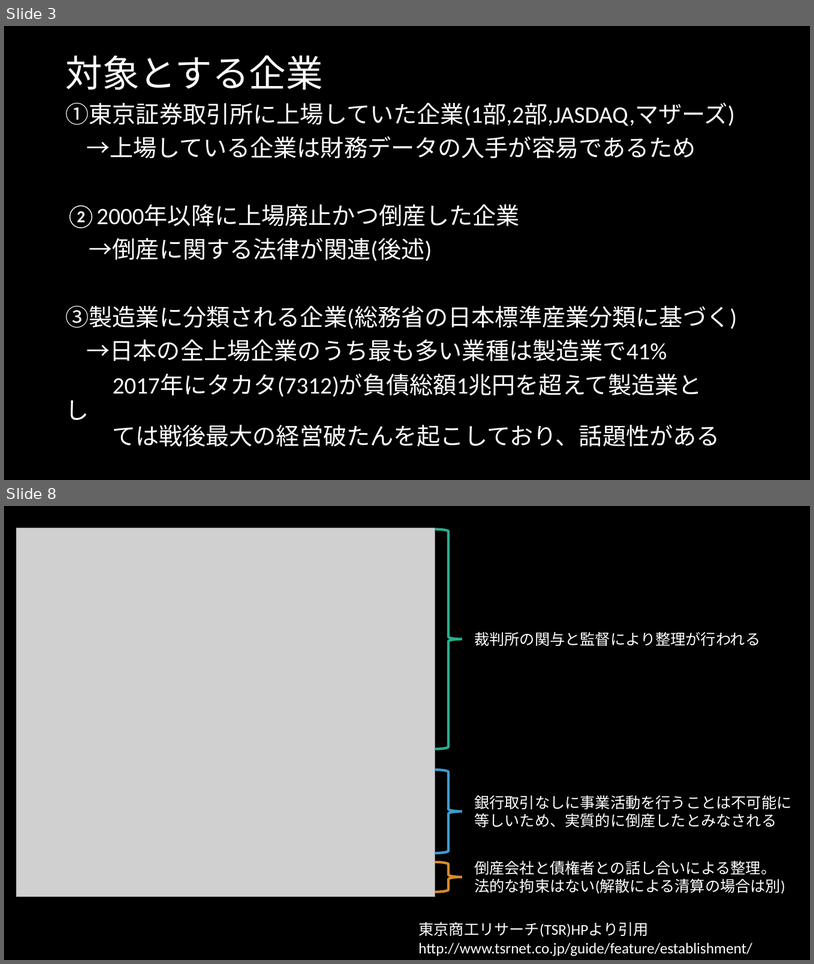
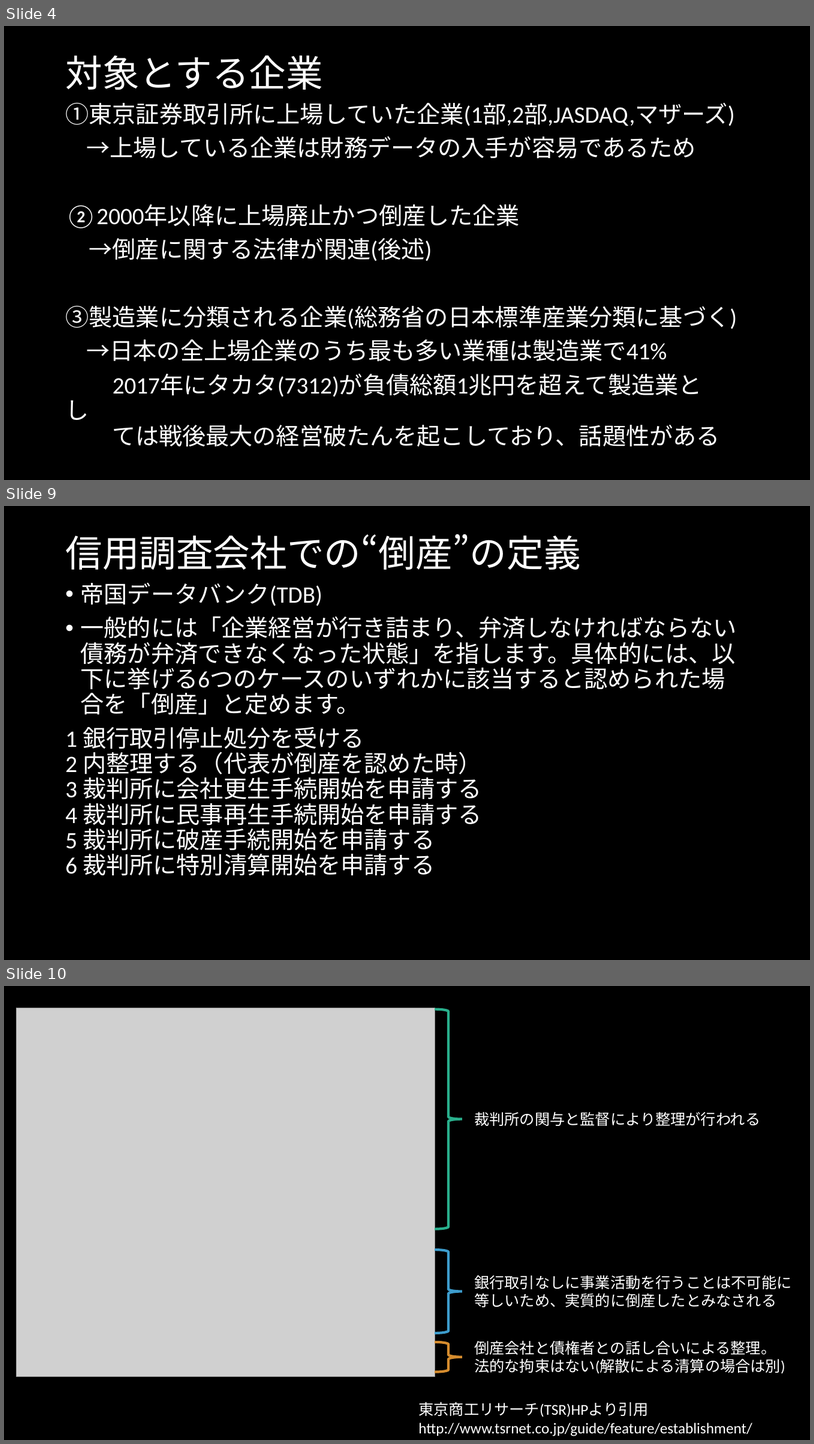
Before and after one commit to MAGA-Phantom/OperationSotsuron, a slide deck: 倒産の研究(仮).pptx. Shown one above the other, each under a label of ours: slides 3 and 8 before the commit, slides 4, 9 and 10 after it; the slides between them are not shown. The pictures are 814x964 and 814x1444 pixels, drawn with LibreOffice and Linux fonts; fonts in the diff are those of the drawing; grey boxes stand for pictures. Boxes give left, top, right and bottom in pixels: in the first picture for what was removed or moved away, otherwise in the second. Text is boxed around its words. In the diff, an @@ line names an element or a change of style, - is before the commit and + after.

```diff
--- a/倒産の研究(仮).pptx
+++ b/倒産の研究(仮).pptx
@@ slide 9 added at bbox=[4, 506, 810, 960], background #000000 @@
@@ title added at bbox=[65, 534, 581, 570], 44 pt, text #FFFFFF @@
+信用調査会社での“倒産”の定義
@@ text added at bbox=[65, 582, 738, 876], 28 pt, text #FFFFFF @@
+• 帝国データバンク(TDB)
+• 一般的には「企業経営が行き詰まり、弁済しなければならない債務が弁済できなくなった状態」を指します。具体的には、以下に挙げる6つのケースのいずれかに該当すると認められた場合を「倒産」と定めます。
+1 銀行取引停止処分を受ける
+2 内整理する（代表が倒産を認めた時）
+3 裁判所に会社更生手続開始を申請する
+4 裁判所に民事再生手続開始を申請する
+5 裁判所に破産手続開始を申請する
+6 裁判所に特別清算開始を申請する
@@ what was slide 3 is now slide 4 @@
@@ what was slide 8 is now slide 10 @@
```
Also in this commit, not shown: 7 slides changed, 4 other slides added.
